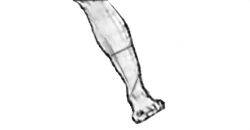
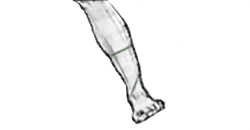
Two versions of the same layered image (250×130). Layer-by-layer changes:
renamed "Calque 4" to "Calque 5", painted on it over (114, 47, 137, 97)
